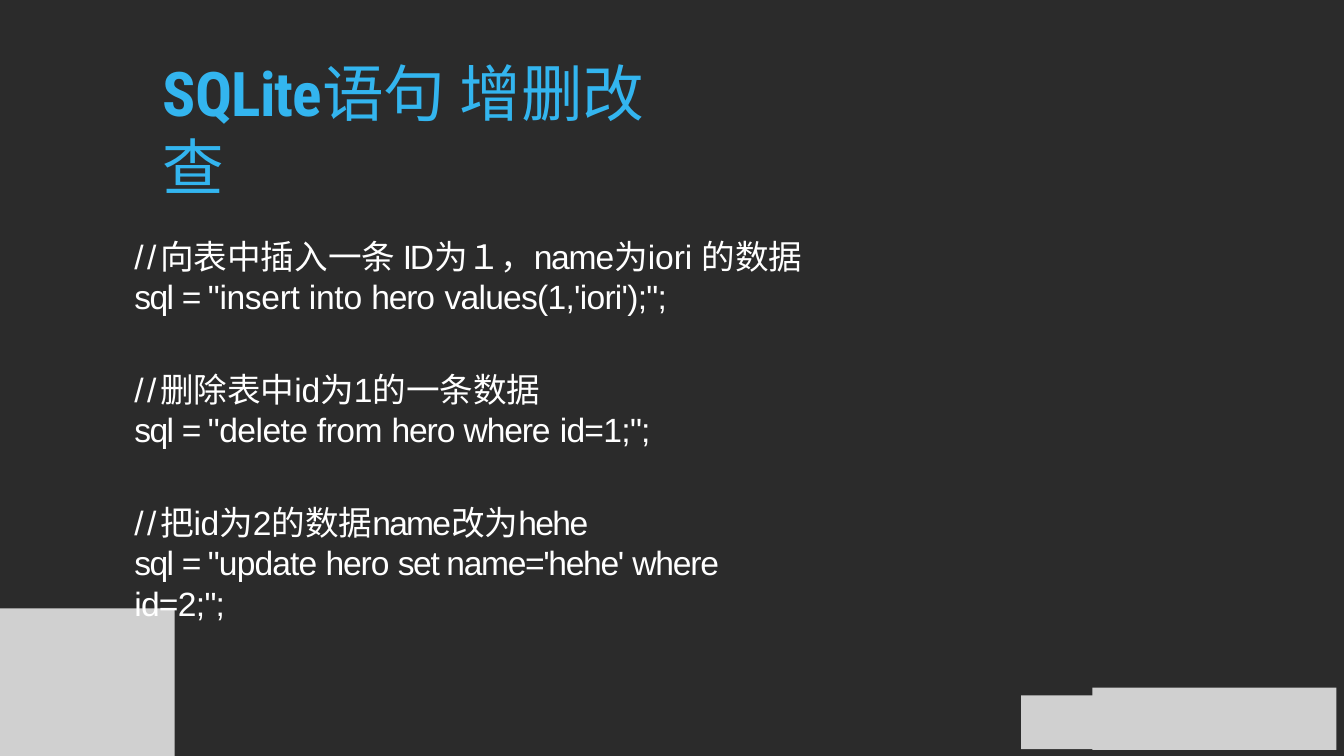
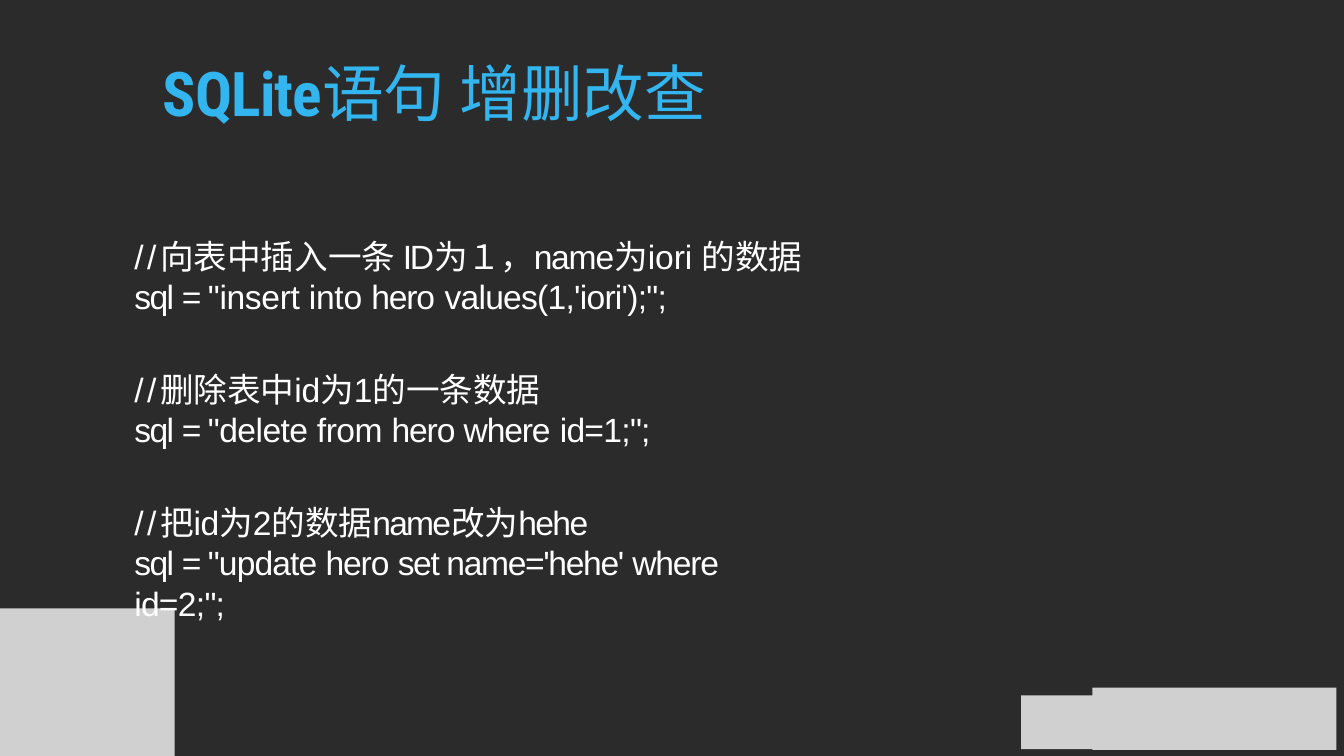
Before and after one commit to gfzheng/MOSAD, a slide deck: slide 30 of Keynotes/week12_tile_map.pptx. Drawn at 1344x756 pixels with LibreOffice and Linux fonts; fonts in the diff are those of the drawing; grey boxes stand for pictures; background and template pictures are left out; a plain dark background stands for a picture behind light text. Boxes give left, top, right and bottom in pixels: in the first picture for what was removed or moved away, otherwise in the second. Text is boxed around its words. In the diff, an @@ line names an element or a change of style, - is before the commit and + after.

```diff
--- a/Keynotes/week12_tile_map.pptx
+++ b/Keynotes/week12_tile_map.pptx
@@ title "SQLite语句 增删改查" rewrapped from (x1=163, y1=64, x2=644, y2=193) to (x1=163, y1=64, x2=705, y2=124) @@
```
Also in this commit, not shown: 6 other slides changed.
